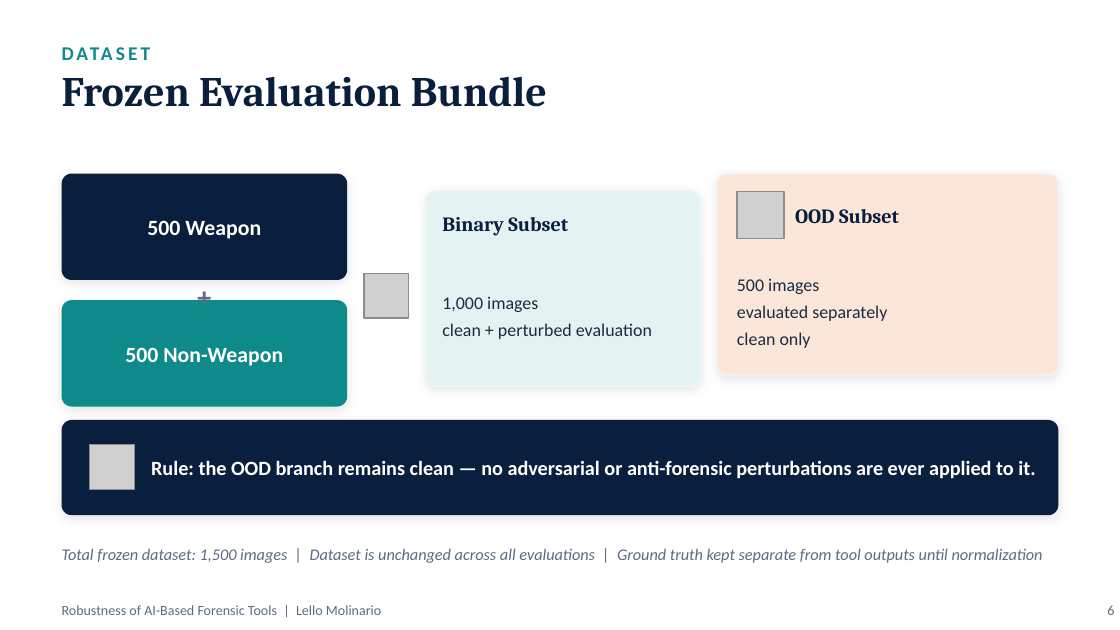
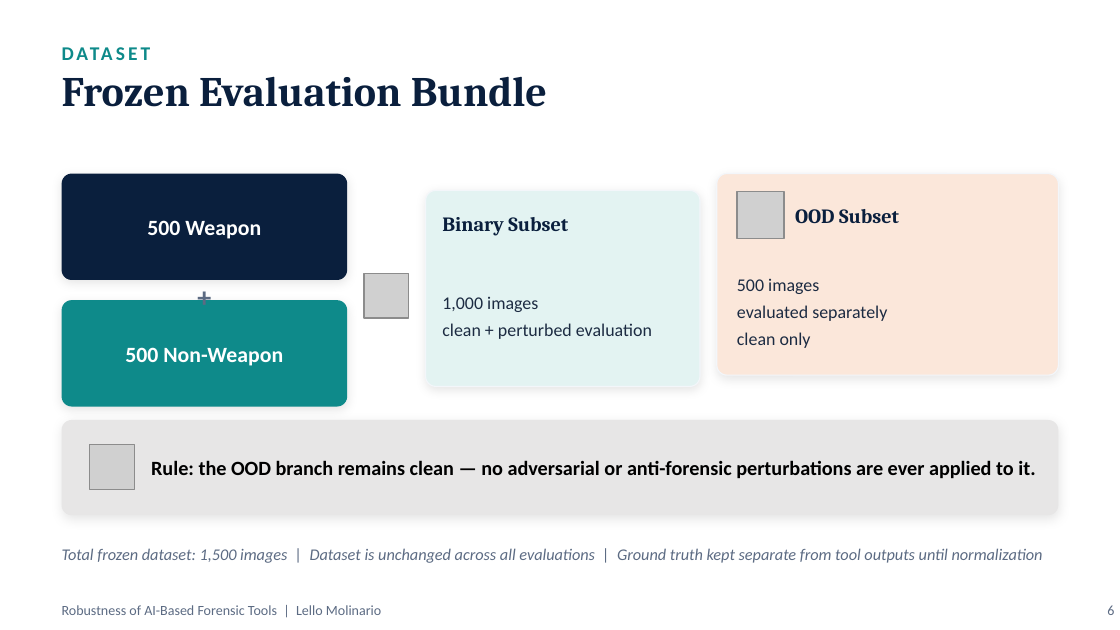
Before and after one commit to lmolinario/msc-thesis-ai-robustness-in-digital-forensics, a slide deck: slide 6 of docs/slides/Molinario_Thesis_Defense.pptx. Drawn at 1120x630 pixels with LibreOffice and Linux fonts; fonts in the diff are those of the drawing; grey boxes stand for pictures. Boxes give left, top, right and bottom in pixels: in the first picture for what was removed or moved away, otherwise in the second. Text is boxed around its words. In the diff, an @@ line names an element or a change of style, - is before the commit and + after.

```diff
--- a/docs/slides/Molinario_Thesis_Defense.pptx
+++ b/docs/slides/Molinario_Thesis_Defense.pptx
@@ rounded rectangle at [62,420,1058,515]: fill #0A1F3D to #E7E6E6 @@
@@ text "Rule: the OOD branch remains ..." at [151,460,1035,478]: text colour #FFFFFF to #000000 @@
```
Also in this commit, not shown: 9 other slides changed.
